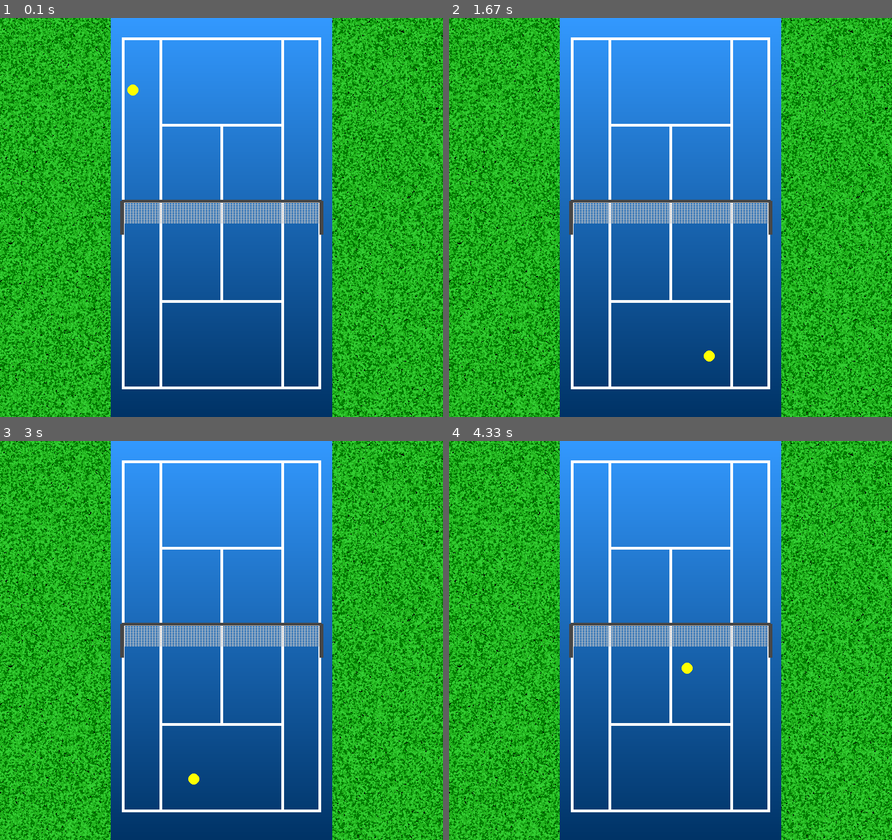
Above: before the commit, frames 1-4 (two rows, left to right).
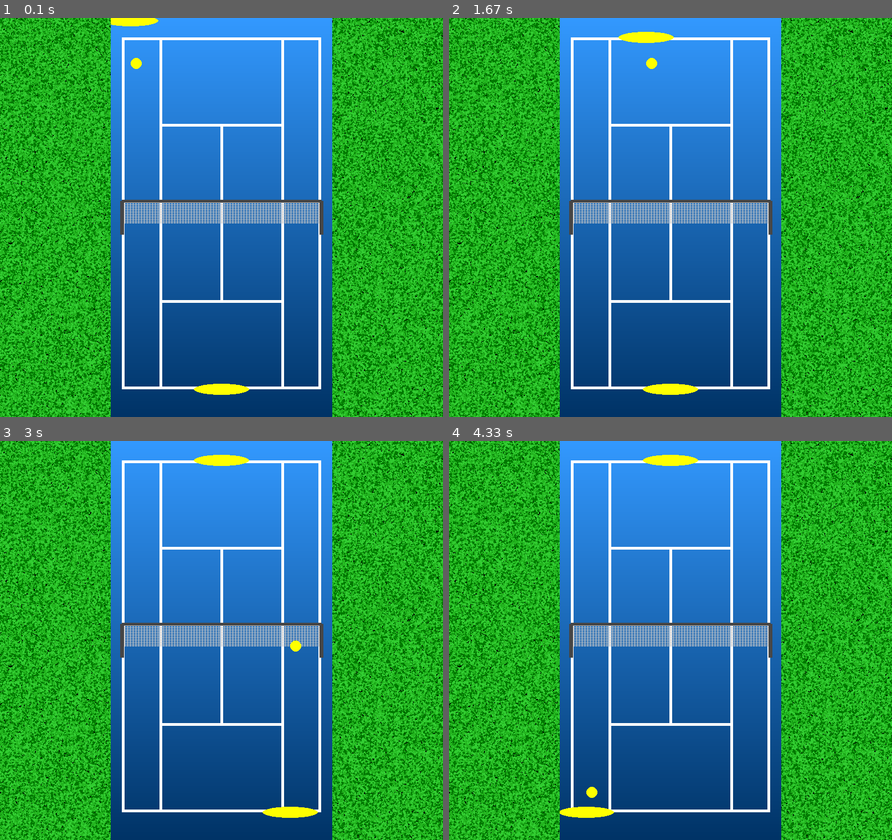
Above: after the commit, the same moments.

Repository: aditya-data/Pygame-Tennis-2D
Game: pygame game, started from game2.py
Same seed, same stepped clock (60 frames per second), same inputs: the game is played once before the commit and once after it.
Inputs:
- Up to frame 1 (0.1 s): no input
- Up to frame 2 (1.67 s): no input
- Up to frame 3 (3 s): no input
- Up to frame 4 (4.33 s): no input

The runs differ from the first frame. In frame 1, 0.6% of the frame differs, in the area x 25-57%, y 0-95%; in frame 2, 0.6%, in the area x 38-60%, y 3-95%; in frame 3, 0.6%; in frame 4, 0.6%.

Commit message:
Added movement and collision logic

Diff:
--- a/game2.py
+++ b/game2.py
@@ -31,9 +31,9 @@
         self.create_ground()
         self.court = Court(COURTWIDTH, COURTHEIGHT, [COURT_BLUE_LIGHT, COURT_BLUE_DARK, WHITE])
         self.net = Net(height=NET_HEIGHT, surface=self.court.court_surface, colors=[GRAY, DARK_GRAY])
-        # self.PlayerA = Player()
-        # self.PlayerB = Player()
-        self.Ball = Ball(r=10, x=10, y= 10, x_v=5, y_v=20, surface=self.court.court)
+        self.PlayerA = Player(side="left", mode="player", width=100, height=20, x_v=0, y_v=0, surface=self.court.court)
+        self.PlayerB = Player(side="right", mode="opponent", width=100, height=20, x_v=0, y_v=0, surface=self.court.court)
+        self.Ball = Ball(r=10, x=10, y= 10, x_v=6, y_v=12, surface=self.court.court)
         # run game loop
         self.run()
 
@@ -56,7 +56,25 @@
             self.Ball.move()
             self.Ball.boundary_collision()
 
+            # mid line of court 352.5
+
+            if self.Ball.pos[1] > 352.5:
+                self.PlayerA.move_towards_ball(self.Ball)
+                self.PlayerB.move_towards_centre()
+                if self.Ball.pos[1] > 640.5:
+                    self.PlayerA.check_ball_collision(self.Ball)
+            else: #Ball.pos[1] < 352.5:
+                self.PlayerB.move_towards_ball(self.Ball)
+                self.PlayerA.move_towards_centre()
+                if self.Ball.pos[1] < 80.5:
+                    self.PlayerB.check_ball_collision(self.Ball)
+            self.PlayerA.render()
+            self.PlayerB.render()
+
+
+
             # self.court.court_surface.blit(self.court.court, (0, 0))
+            # self.court.court.blit(self.court.court_surface, (0, 0))
             self.screen.blit(self.court.court, (200, 0))
             pygame.display.flip()
             self.clock.tick(60)
--- a/scripts/entities.py
+++ b/scripts/entities.py
@@ -43,14 +43,16 @@
 
 class Player:
 
-    def __init__(self, side, width, height, mode, x_v, y_v):
+    def __init__(self, side, width, height, mode, x_v, y_v, surface):
         self.side = side
         self.mode = mode #player and opponent
-        self.default_reset()
+        self.pos = [0, 0]
+        self.surface = surface
         self.width = width
         self.height = height
         self.velocity = [x_v, y_v]
-        self.rect = pygame.Rect(self.x, self.y, self.width, self.height)
+        self.rect = pygame.Rect(self.pos[0], self.pos[1], self.width, self.height)
+        self.default_reset()
         self.render()
 
     def move_towards_ball(self, ball):
@@ -74,8 +76,8 @@
         self.move()
 
     def move(self):
-        self.pos[0] += self.vel[0]
-        self.pos[1] += self.vel[1]
+        self.pos[0] += self.velocity[0]
+        self.pos[1] += self.velocity[1]
         self.rect.center = self.pos  # Sync rect with the updated position
         self.render()
 
@@ -83,25 +85,31 @@
     def default_reset(self):
         if self.mode == "player":
             if self.side == "left":
-                self.x = 10
-                self.y = 670
+                self.pos[0] = 10
+                self.pos[1] = 670
             else: #self.side == right
-                self.x = 310
-                self.y = 670
+                self.pos[0] = 310
+                self.pos[1] = 670
         elif self.mode == "opponent":
             if self.side == "left":
-                self.x = 310
-                self.y = 10
+                self.pos[0] = 310
+                self.pos[1] = 5
             else: #self.side == right
-                self.x = 10
-                self.y = 10
+                self.pos[0] = 10
+                self.pos[1] = 5
+        self.render()
 
     def render(self):
         pygame.draw.ellipse(surface=self.surface, color=YELLOW, rect=self.rect)
 
 
-    def check_ball_collision(self):
-        pass
+    def check_ball_collision(self, ball):
+        # print(self.pos[0], ball.pos[0])
+        if (ball.pos[0] <= self.pos[0] + self.width) and (ball.pos[0] >= self.pos[0]):
+            if (ball.pos[1] <= self.rect.y):
+                ball.vel[1] *= -1
+                # ball.vel[0] *= -1
+
 
     def return_to_neutral(self):
         pass
